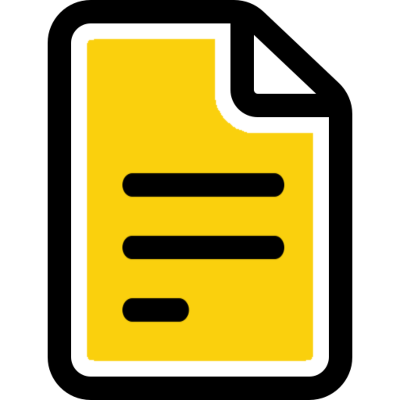
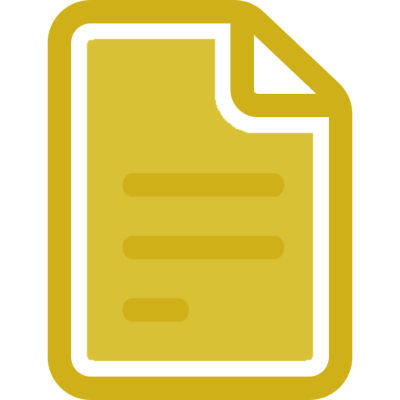
Comparing the layer stacks of the two 400 x 400 images. Changes:
removed layer "Pasted Layer" over bbox(122, 172, 285, 323)
added layer "Layer #2" above "Layer #1" over bbox(47, 0, 353, 400)
added layer "Layer #1" above "document.png" over bbox(86, 37, 315, 362)
hid "document.png", painted on it over bbox(47, 0, 353, 400)
hid "Layer" over bbox(86, 37, 315, 362)
